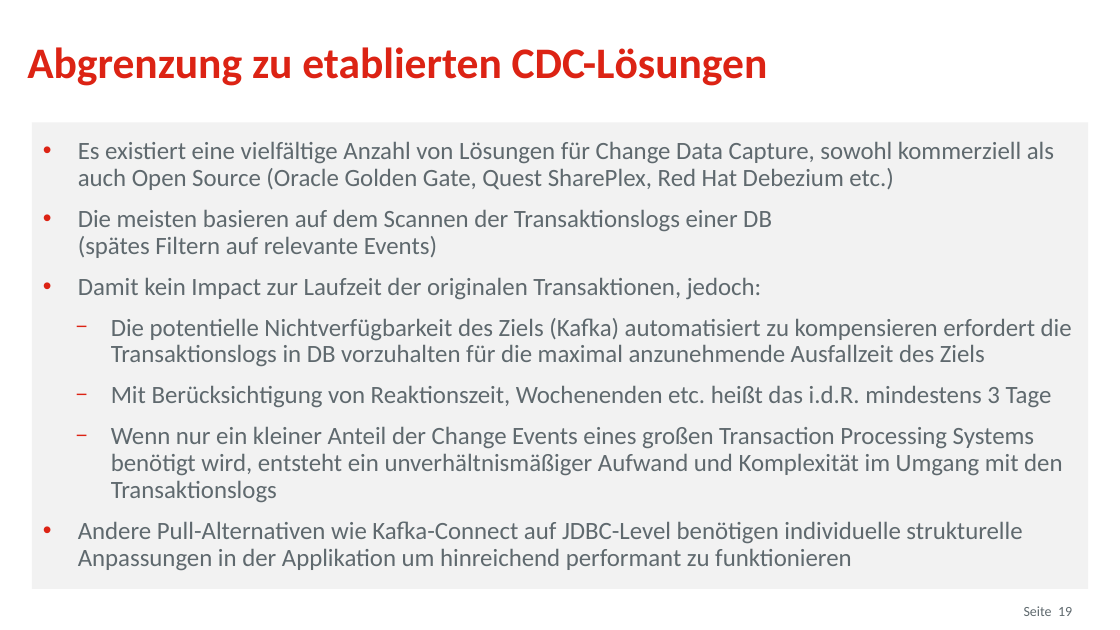
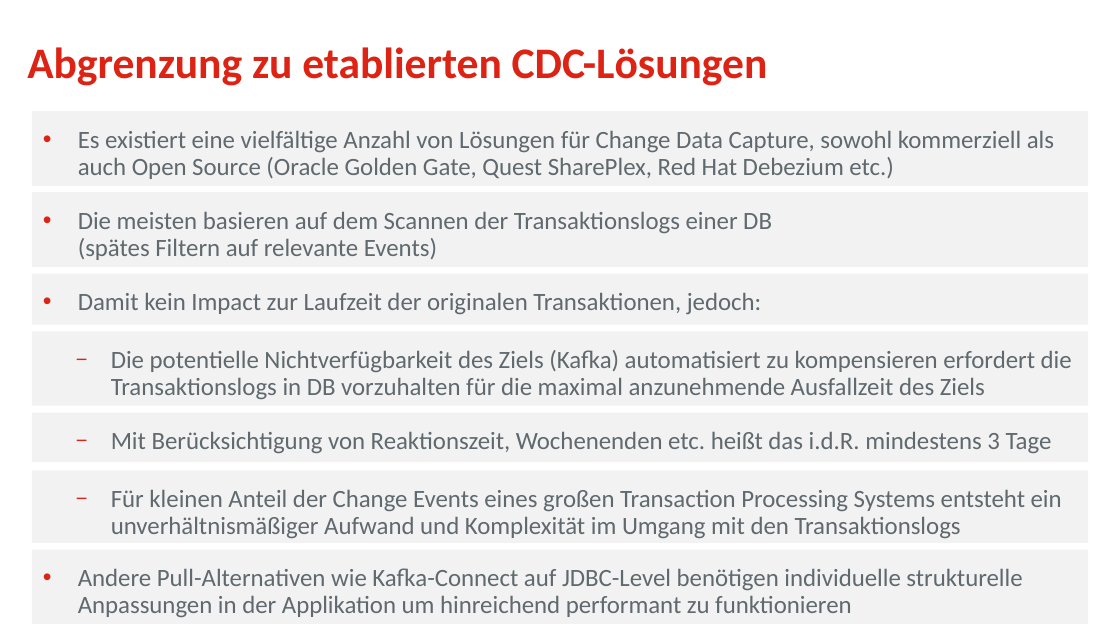
Before and after one commit to osp-ottogroup/movex-cdc, a slide deck: slide 19 of doc/2020-09_TriXX_Otto_QConf.pptx. Drawn at 1120x630 pixels with LibreOffice and Linux fonts; fonts in the diff are those of the drawing; background and template pictures are left out. Boxes give left, top, right and bottom in pixels: in the first picture for what was removed or moved away, otherwise in the second. Text is boxed around its words. In the diff, an @@ line names an element or a change of style, - is before the commit and + after.

```diff
--- a/doc/2020-09_TriXX_Otto_QConf.pptx
+++ b/doc/2020-09_TriXX_Otto_QConf.pptx
@@ rectangle "Es existiert eine vielfältige Anzahl ...": place and size @@
-rectangle "Es existiert eine vielfältige Anzahl ..." at bbox=[31, 122, 1088, 589]
+rectangle "Es existiert eine vielfältige Anzahl ..." at bbox=[31, 111, 1088, 186]
@@ rectangle added at bbox=[31, 193, 1088, 268], fill #F2F2F2, 16 pt, text #5F696E @@
+• Die meisten basieren auf dem Scannen der Transaktionslogs einer DB
+  (spätes Filtern auf relevante Events)
@@ text in rectangle at bbox=[78, 210, 1072, 570]: paragraphs removed @@
-• Die meisten basieren auf dem Scannen der Transaktionslogs einer DB
-  (spätes Filtern auf relevante Events)
-• Damit kein Impact zur Laufzeit der originalen Transaktionen, jedoch:
-  − Die potentielle Nichtverfügbarkeit des Ziels (Kafka) automatisiert zu kompensieren erfordert die Transaktionslogs in DB vorzuhalten für die maximal anzunehmende Ausfallzeit des Ziels
-  − Mit Berücksichtigung von Reaktionszeit, Wochenenden etc. heißt das i.d.R. mindestens 3 Tage
-  − Wenn nur ein kleiner Anteil der Change Events eines großen Transaction Processing Systems benötigt wird, entsteht ein unverhältnismäßiger Aufwand und Komplexität im Umgang mit den Transaktionslogs
-• Andere Pull-Alternativen wie Kafka-Connect auf JDBC-Level benötigen individuelle strukturelle Anpassungen in der Applikation um hinreichend performant zu funktionieren
@@ rectangle added at bbox=[31, 273, 1088, 325], fill #F2F2F2, 16 pt, text #5F696E @@
+• Damit kein Impact zur Laufzeit der originalen Transaktionen, jedoch:
@@ rectangle added at bbox=[31, 332, 1088, 405], fill #F2F2F2, 16 pt, text #5F696E @@
+  − Die potentielle Nichtverfügbarkeit des Ziels (Kafka) automatisiert zu kompensieren erfordert die Transaktionslogs in DB vorzuhalten für die maximal anzunehmende Ausfallzeit des Ziels
@@ rectangle added at bbox=[31, 412, 1088, 461], fill #F2F2F2, 16 pt, text #5F696E @@
+  − Mit Berücksichtigung von Reaktionszeit, Wochenenden etc. heißt das i.d.R. mindestens 3 Tage
@@ rectangle added at bbox=[31, 470, 1088, 543], fill #F2F2F2, 16 pt, text #5F696E @@
+  − Für kleinen Anteil der Change Events eines großen Transaction Processing Systems entsteht ein unverhältnismäßiger Aufwand und Komplexität im Umgang mit den Transaktionslogs
@@ rectangle added at bbox=[31, 550, 1088, 624], fill #F2F2F2, 16 pt, text #5F696E @@
+• Andere Pull-Alternativen wie Kafka-Connect auf JDBC-Level benötigen individuelle strukturelle Anpassungen in der Applikation um hinreichend performant zu funktionieren
@@ text removed at bbox=[1024, 606, 1052, 616] @@
-Seite
@@ page number removed at bbox=[1058, 607, 1072, 616] @@
-19
```
Also in this commit, not shown: 9 other slides changed.
